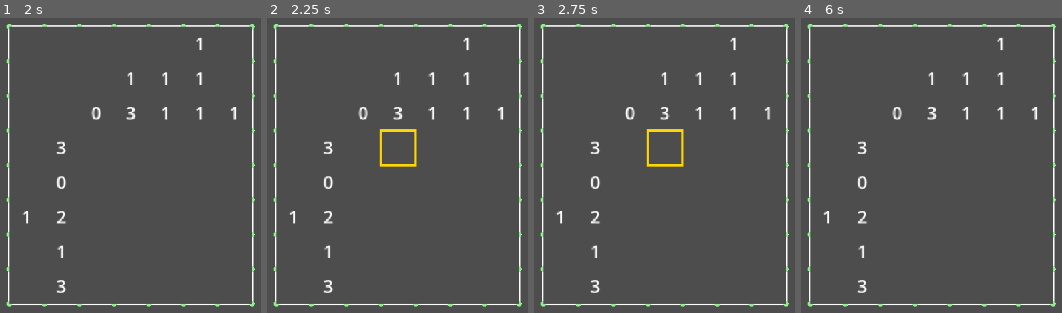
Above: before the commit, frames 1-4 (left to right).
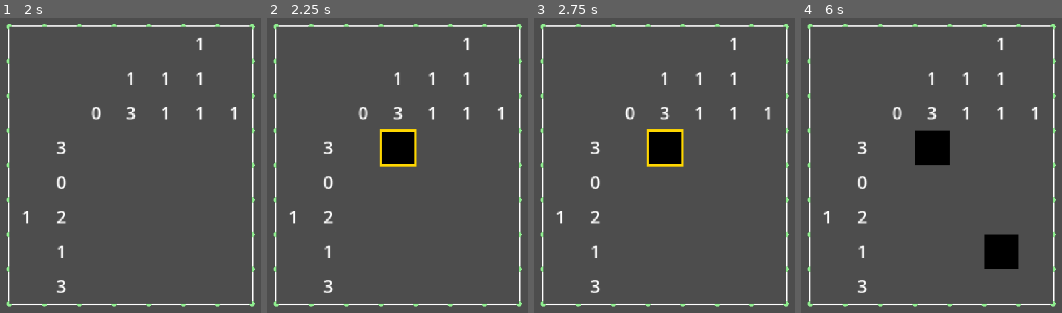
Above: after the commit, the same moments.

Repository: kennethbchen/Medical-Malpicross-Game
Game: Godot game, scene res://scenes/game.tscn
Same seed, same stepped clock (60 frames per second), same inputs: the game is played once before the commit and once after it.
Inputs (mouse positions are in pixels of both pictures, inside the frame that each line leads up to):
- Up to frame 1 (2 s): move the mouse to (outside the picture) at 0.52 s; press the mouse at (outside the picture) at 0.53 s; move the mouse to (outside the picture) at 1.27 s; release the mouse at (outside the picture) at 1.28 s; right-click (outside the picture) at 1.35 s
- Up to frame 2 (2.25 s): move the mouse to (400, 147) at 2.02 s; press the mouse at (400, 147) at 2.03 s
- Up to frame 3 (2.75 s): no input
- Up to frame 4 (6 s): tap Enter at 2.75, 4.25, 5.75 s; move the mouse to (outside the picture) at 2.77 s; release the mouse at (outside the picture) at 2.78 s; right-click (outside the picture) at 2.85 s; tap Space at 3.5, 5 s; move the mouse to (1054, 103) at 3.52 s; press the mouse at (1054, 103) at 3.53 s; move the mouse to (outside the picture) at 4.27 s; release the mouse at (outside the picture) at 4.28 s; right-click (outside the picture) at 4.35 s; move the mouse to (1015, 239) at 5.02 s; press the mouse at (1015, 239) at 5.03 s; move the mouse to (outside the picture) at 5.77 s; release the mouse at (outside the picture) at 5.78 s; right-click (outside the picture) at 5.85 s

Frame 1 is identical in both runs. In frame 2, 1.4% of the frame differs, in the area x 44-57%, y 38-50%; in frame 3, 1.4%; in frame 4, 3.2%, in the area x 43-84%, y 37-86%.

Commit message:
Implemented drawing player input to puzzle viewport

Diff:
--- a/scenes/game.tscn
+++ b/scenes/game.tscn
@@ -6,6 +6,7 @@
 [ext_resource type="Script" uid="uid://s5lgnr5qn5q2" path="res://scripts/resources/grid_mesh.gd" id="4_lbhrr"]
 [ext_resource type="Script" uid="uid://dra4lijujrmwu" path="res://scripts/puzzle_viewport.gd" id="5_p57ef"]
 [ext_resource type="Script" uid="uid://cdsemgxjyhjng" path="res://scripts/cursor.gd" id="6_p57ef"]
+[ext_resource type="Script" uid="uid://dih8wwvotb5tk" path="res://scripts/puzzle_drawer.gd" id="7_u5sy4"]
 
 [sub_resource type="ViewportTexture" id="ViewportTexture_iywne"]
 viewport_path = NodePath("PuzzleViewport")
@@ -32,6 +33,12 @@
 size = Vector2i(96, 101)
 script = ExtResource("5_p57ef")
 
+[node name="PuzzleDrawer" type="Control" parent="PuzzleViewport"]
+top_level = true
+layout_mode = 3
+anchors_preset = 0
+script = ExtResource("7_u5sy4")
+
 [node name="Cursor" type="Control" parent="PuzzleViewport"]
 top_level = true
 layout_mode = 3
--- /dev/null
+++ b/scripts/puzzle_drawer.gd
@@ -0,0 +1,36 @@
+extends Control
+
+var cell_size_px: float = 32
+
+var puzzle: Puzzle
+
+func init(puz: Puzzle) -> void:
+	puzzle = puz
+
+func _process(delta: float) -> void:
+	queue_redraw()
+
+func _draw() -> void:
+
+	if not puzzle: return
+
+	for row in puzzle.input_size.x:
+		for col in puzzle.input_size.y:
+
+			var cell: Puzzle.InputCell = puzzle.get_input_cell(row, col)
+
+			if cell.player_input == Puzzle.INPUT_TYPE.EMPTY: continue
+
+			var coord = puzzle.input_to_board_coordinate(Vector2i(row, col))
+
+			# Swizzle
+			var pos = Vector2(coord.y, coord.x) * cell_size_px
+			var offset = Vector2(cell_size_px, cell_size_px) / 2
+
+			if cell.player_input == Puzzle.INPUT_TYPE.COLORED:
+				var rect: = Rect2(pos, Vector2(cell_size_px, cell_size_px))
+				draw_rect(rect, Color.BLACK)
+			elif cell.player_input == Puzzle.INPUT_TYPE.CROSSED:
+				var center = pos + offset
+				draw_line(center - Vector2(cell_size_px, cell_size_px) / 4, center + Vector2(cell_size_px, cell_size_px) / 4, Color.WHITE, 2)
+				draw_line(center + Vector2(-cell_size_px, cell_size_px) / 4, center + Vector2(cell_size_px, -cell_size_px) / 4, Color.WHITE, 2)
--- a/scripts/puzzle_grid.gd
+++ b/scripts/puzzle_grid.gd
@@ -30,7 +30,6 @@
 
 	puzzle = Puzzle.new(puzzle_string)
 
-	puzzle.get_input_cell(0,0).set_input_value(Puzzle.INPUT_TYPE.CROSSED)
 	board_cell_rows = puzzle.board_size.x
 	board_cell_columns = puzzle.board_size.y
 
--- a/scripts/puzzle_viewport.gd
+++ b/scripts/puzzle_viewport.gd
@@ -3,6 +3,7 @@
 @onready var ui_container: Control = $PuzzleUIContainer
 
 @onready var cursor: Control = $Cursor
+@onready var puzzle_drawer: Control = $PuzzleDrawer
 
 var current_puzzle: Puzzle
 
@@ -20,7 +21,7 @@
 func init(puzzle: Puzzle) -> void:
 	current_puzzle = puzzle
 
-	current_puzzle.input_value_changed.connect(_on_cell_input_changed)
+	puzzle_drawer.init(puzzle)
 
 	rows = puzzle.board_size.x
 	columns = puzzle.board_size.y
@@ -65,6 +66,3 @@
 
 func highlight_cell(coordinate) -> void:
 	selected_cell = coordinate
-
-func _on_cell_input_changed(cell: Puzzle.InputCell, row: int, col: int):
-	print(row, " ", col, " ", cell.player_input)
Not shown: 1 places in scenes/game.tscn that only renumber resources
Not shown, added: scripts/puzzle_drawer.gd.uid
